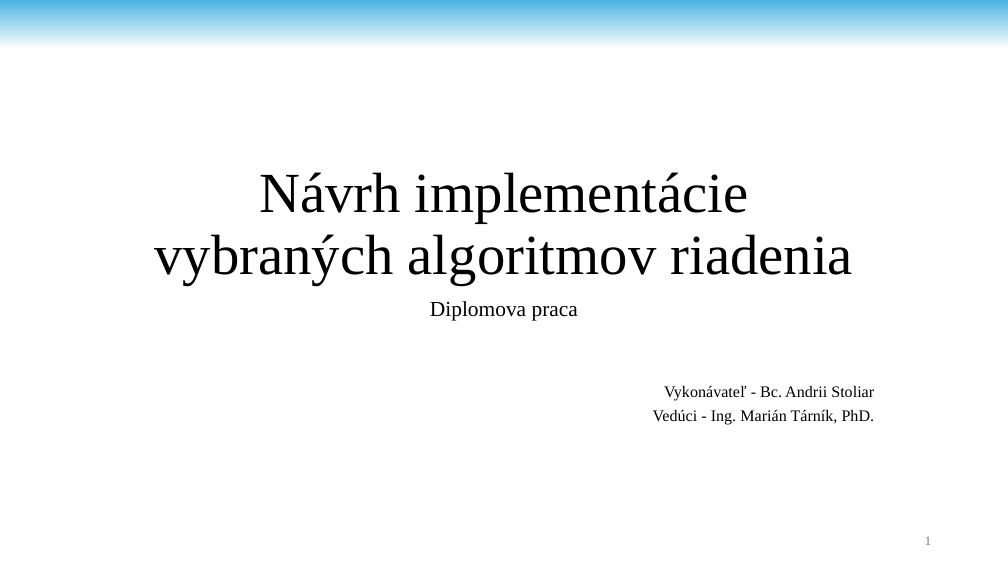
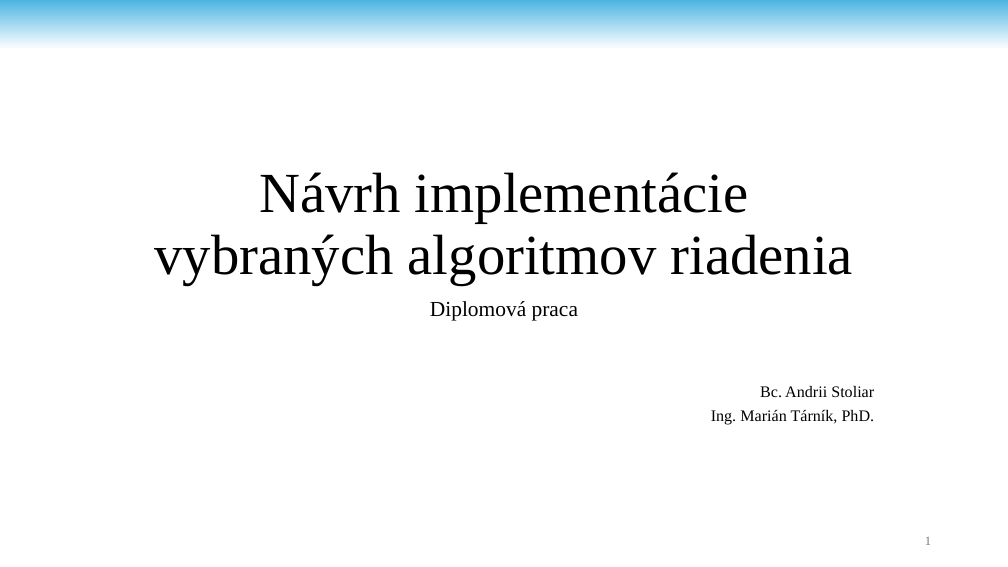
Before and after one commit to andrii-stoliar/DP-Stoliar, a slide deck: slide 1 of Prez/Prez.pptx. Drawn at 1008x567 pixels with LibreOffice and Linux fonts; fonts in the diff are those of the drawing; background and template pictures are left out. Boxes give left, top, right and bottom in pixels: in the first picture for what was removed or moved away, otherwise in the second. Text is boxed around its words. In the diff, an @@ line names an element or a change of style, - is before the commit and + after.

```diff
--- a/Prez/Prez.pptx
+++ b/Prez/Prez.pptx
@@ subtitle at (x1=430, y1=301, x2=875, y2=425): text changed @@
-Diplomova praca
-Vykonávateľ - Bc. Andrii Stoliar
-Vedúci - Ing. Marián Tárník, PhD.
+Diplomová praca
+Bc. Andrii Stoliar
+Ing. Marián Tárník, PhD.
```
Also in this commit, not shown: 4 other slides changed, 2 slides added, 2 other files.
